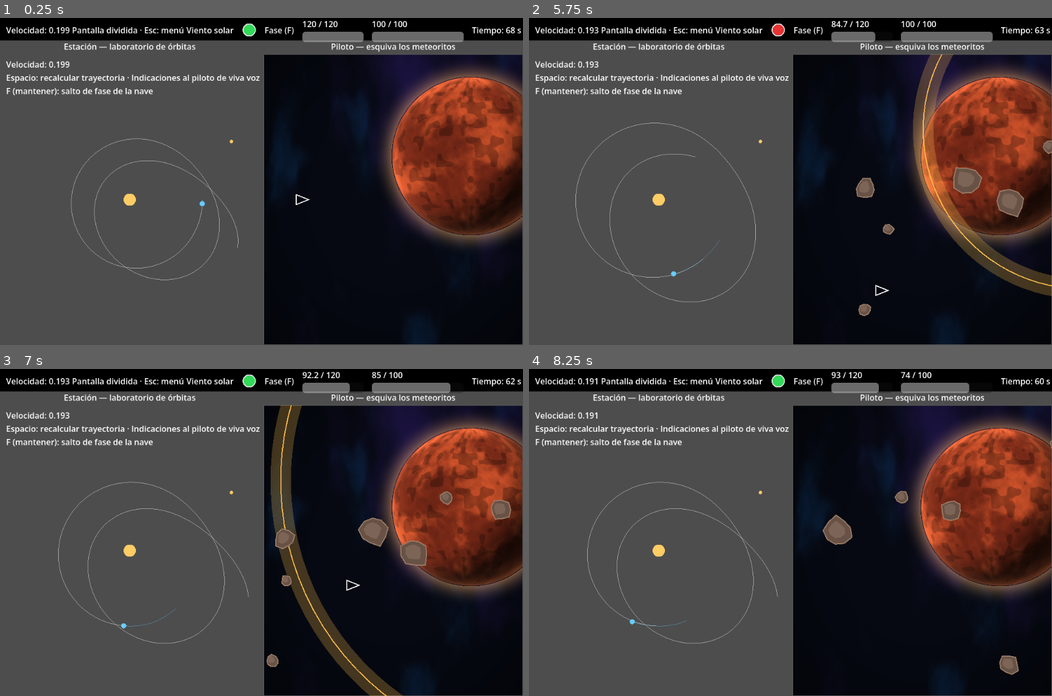
Above: before the commit, frames 1-4 (two rows, left to right).
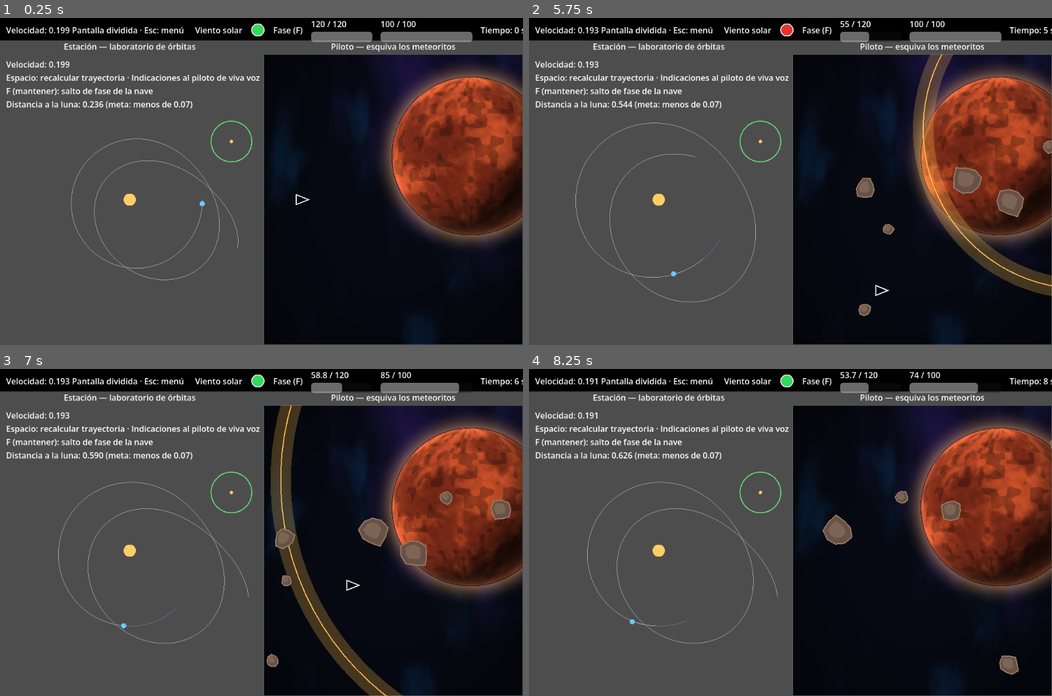
Above: after the commit, the same moments.

Repository: CrunchTimeLabs/nova-protocol
Game: Godot game, scene res://scenes/meteor_mission.tscn
Same seed, same stepped clock (60 frames per second), same inputs: the game is played once before the commit and once after it. This scene is started directly instead of the project's main scene.
Inputs (mouse positions are in pixels of both pictures, inside the frame that each line leads up to):
- Up to frame 1 (0.25 s): no input
- Up to frame 2 (5.75 s): tap Enter at 0.5, 2.3 s; move the mouse to (905, 165) at 0.52 s; hold Right 0.53-1.25 s; hold Enter 0.53-1.25 s; click (905, 165) at 0.67 s; tap Space at 0.77, 3.77 s; tap E at 0.8, 5.3 s; drag from (685, 197) to (764, 246) at 1.27 s; move the mouse to (842, 109) at 2.02 s; hold Right 2.03-2.75 s; hold F 2.03-2.75 s; drag from (764, 246) to (633, 132) at 2.77 s; move the mouse to (947, 230) at 3.52 s; hold Left 3.53-4.25 s; hold F 3.53-4.25 s; tap 1 at 3.6 s; drag from (633, 132) to (712, 99) at 4.27 s; move the mouse to (816, 181) at 5.02 s; hold Down from 5.03 s (still down); tap 3 at 5.1 s; click (816, 181) at 5.17 s
- Up to frame 3 (7 s): release Down at 5.75 s; drag from (183, 450) to (156, 548) at 5.77 s; move the mouse to (376, 516) at 6.52 s; hold Up from 6.53 s (still down); hold Enter from 6.53 s (still down); tap Backspace at 6.6 s; tap Space at 6.77 s
- Up to frame 4 (8.25 s): release Up at 7.25 s; release Enter at 7.25 s; drag from (685, 548) to (764, 597) at 7.27 s; move the mouse to (842, 460) at 8.02 s; hold Down from 8.03 s (still down); hold F from 8.03 s (still down); tap R at 8.1 s

The runs differ from the first frame. In frame 1, 1.4% of the frame differs, in the area x 1-100%, y 0-45%; in frame 2, 1.4%; in frame 3, 1.4%; in frame 4, 1.4%.

Commit message:
udpate parameters

Diff:
--- a/game/app/levels/meteor_mission.gd
+++ b/game/app/levels/meteor_mission.gd
@@ -1,5 +1,6 @@
 class_name MeteorMission
 extends OrbitMissionLab
+## Gana la estación al cruzar el radio de meta alrededor de la luna; se pierde si el casco o el combustible llegan a cero o la nave sale del mapa. Sin tiempo límite.
 ## Nivel Meteoritos en pantalla dividida: la misión Órbita (estación a la izquierda) y, a la derecha, el piloto esquiva
 ## meteoritos en un campo propio. Arriba, un `SplitHud` con lo común: velocidad (izquierda), modo (centro) y casco y tiempo
 ## (derecha). Pantalla dividida por defecto; `-- --lan` para red local.
@@ -8,8 +9,15 @@
 ## Ritmo de la órbita respecto al normal: menor que 1 hace que la nave recorra la trayectoria más despacio.
 const ORBIT_TIME_SCALE: float = 0.3
 
+const OUTCOME_TEXTS: Dictionary = {
+    OrbitMatch.Outcome.WON: "¡LLEGASTE A LA LUNA! Enter: reintentar",
+    OrbitMatch.Outcome.LOST: "PERDIDOS. Enter: reintentar",
+}
+
 var _hud: SplitHud = SplitHud.new()
 var _speed: Label = Label.new()
+var _outcome: Label = Label.new()
+var _was_enter_pressed: bool = false
 
 
 func _ready() -> void:
@@ -25,6 +33,7 @@
     var mode: Label = Label.new()
     mode.text = _mode_text()
     _hud.add_center(mode)
+    _hud.add_center(_outcome)
 
 
 func _build_session(session_options: SessionOptions) -> MissionSession:
@@ -42,6 +51,7 @@
         client.snapshot_applied.connect(_on_station_snapshot.bind(client))
         var station: StationPanel = super._panel_for(client) as StationPanel
         station.enable_phase_key()
+        station.enable_goal()
         return station
     var pilot: MeteorPilotPanel = MeteorPilotPanel.new()
     # Con un solo teclado (pantalla dividida) el piloto usa las flechas.
@@ -59,3 +69,23 @@
 
 func _on_station_snapshot(_tick: int, client: MatchClient) -> void:
     _speed.text = "Velocidad: %.3f" % (client.replica as OrbitMatch).body.velocity.length()
+
+
+## Con resultado (victoria o derrota), Enter recarga el nivel en este lado; el otro lado hace lo mismo con su Enter.
+func _process(_delta: float) -> void:
+    if _session == null:
+        return
+    var outcome: OrbitMatch.Outcome = _current_outcome()
+    _outcome.text = OUTCOME_TEXTS.get(outcome, "")
+    var is_pressed: bool = Input.is_physical_key_pressed(KEY_ENTER)
+    if is_pressed and not _was_enter_pressed and outcome != OrbitMatch.Outcome.PLAYING:
+        SceneRoutes.go_to(get_tree(), SceneRoutes.METEOR_MISSION)
+    _was_enter_pressed = is_pressed
+
+
+func _current_outcome() -> OrbitMatch.Outcome:
+    for client: MatchClient in _session.clients:
+        var replica: OrbitMatch = client.replica as OrbitMatch
+        if replica.outcome != OrbitMatch.Outcome.PLAYING:
+            return replica.outcome
+    return OrbitMatch.Outcome.PLAYING
--- a/game/app/levels/meteor_pilot_panel.gd
+++ b/game/app/levels/meteor_pilot_panel.gd
@@ -2,12 +2,12 @@
 extends Node
 ## Lado del piloto en el nivel Meteoritos: un `DodgeField` del tamaño real de su recuadro, que maneja con las flechas.
 ## Sus flechas también se traducen a empuje y se envían al anfitrión como en `PilotPanel`. El vuelo (casco, resultado)
-## es local de este lado y no afecta a la estación. Enter reinicia al terminar. La estación (tecla F) decide cuándo entra la nave en fase. Aviso de viento solar, fase, casco y tiempo se ofrecen al HUD con `hud_item()`.
+## es local de este lado; si se destruye, avisa al anfitrión (`REPORT_CRASH`). El nivel (`MeteorMission`) recarga con Enter al haber resultado. La estación (tecla F) decide cuándo entra la nave en fase. Aviso de viento solar, fase, casco y tiempo se ofrecen al HUD con `hud_item()`.
 
 
-## Como el primer planeta del original: densidad 1.0 y 68 s de tramo.
+## Densidad como el primer planeta del original; sin tiempo límite (0): se gana desde la estación.
 const METEOR_DENSITY: float = 1.0
-const METEOR_SECONDS: float = 68.0
+const NO_TIME_LIMIT: float = 0.0
 ## Viento solar (ondas expansivas); como el original, 0.5.
 const SOLAR_WIND: float = 0.5
 const FIELD_SEED: int = 7301
@@ -31,7 +31,7 @@
 var _wind_label: Label = Label.new()
 var _wind_lamp: StatusLamp = StatusLamp.new()
 var _backdrop: ShaderBackdrop = ShaderBackdrop.new()
-var _was_enter_pressed: bool = false
+var _has_reported_crash: bool = false
 
 
 func setup(client: MatchClient, input: InputSource) -> void:
@@ -65,12 +65,13 @@
         return
     if _field == null or _field.field_size != area:
         _start_run(area)
-    var is_flying: bool = _field.status == DodgeField.Status.RUNNING
+    var replica: OrbitMatch = _client.replica as OrbitMatch
+    var is_flying: bool = _field.status == DodgeField.Status.RUNNING and replica.outcome == OrbitMatch.Outcome.PLAYING
     var direction: Vector2 = _input.read_direction() if is_flying else Vector2.ZERO
-    var wants_phase: bool = is_flying and (_client.replica as OrbitMatch).phase_held
-    _field.step(delta, direction, wants_phase)
+    if is_flying:
+        _field.step(delta, direction, replica.phase_held)
     _send_thrust(direction, delta)
-    _restart_on_enter(area)
+    _report_crash()
     _refresh(area)
 
 
@@ -79,7 +80,7 @@
     _field = DodgeField.new(
             area,
             METEOR_DENSITY,
-            METEOR_SECONDS,
+            NO_TIME_LIMIT,
             FIELD_SEED + _runs,
             SOLAR_WIND,
             )
@@ -95,23 +96,28 @@
         _client.send_command(OrbitCommand.Kind.SET_THRUST, payload)
 
 
-func _restart_on_enter(area: Vector2) -> void:
-    var is_pressed: bool = Input.is_physical_key_pressed(KEY_ENTER)
-    if is_pressed and not _was_enter_pressed and _field.status != DodgeField.Status.RUNNING:
-        _start_run(area)
-    _was_enter_pressed = is_pressed
+## Al quedarse sin casco avisa al anfitrión una vez; él decide la derrota de la partida.
+func _report_crash() -> void:
+    if _field.status != DodgeField.Status.DESTROYED or _has_reported_crash:
+        return
+    _has_reported_crash = _client.send_command(OrbitCommand.Kind.REPORT_CRASH, {}, true)
 
 
 func _refresh(area: Vector2) -> void:
     _view.size = area
     _backdrop.size = area
     _wind_lamp.set_ok(not _field.wave_warning)
-    _time_label.text = "Tiempo: %d s" % ceili(maxf(_field.duration - _field.elapsed, 0.0))
-    match _field.status:
-        DodgeField.Status.ARRIVED:
-            _message.text = "METEORITOS ESQUIVADOS\nEnter: reintentar"
-        DodgeField.Status.DESTROYED:
-            _message.text = "NAVE DESTRUIDA\nEnter: reintentar"
-        DodgeField.Status.RUNNING:
-            _message.text = ""
+    _time_label.text = "Tiempo: %d s" % int(_field.elapsed)
+    _message.text = _result_text()
     _message.position = (area - _message.size) * 0.5 + MESSAGE_OFFSET
+
+
+func _result_text() -> String:
+    var replica: OrbitMatch = _client.replica as OrbitMatch
+    if replica.outcome == OrbitMatch.Outcome.WON:
+        return "LA ESTACIÓN LLEGÓ A LA LUNA\nEnter: reintentar"
+    if _field.status == DodgeField.Status.DESTROYED:
+        return "NAVE DESTRUIDA\nEnter: reintentar"
+    if replica.outcome == OrbitMatch.Outcome.LOST:
+        return "NAVE PERDIDA EN EL ESPACIO\nEnter: reintentar"
+    return ""
--- a/game/features/mission/orbit/orbit_command.gd
+++ b/game/features/mission/orbit/orbit_command.gd
@@ -4,4 +4,5 @@
 
 
 ## PHASE_HOLD {"on": bool}: la estación mantiene (o suelta) el salto de fase de la nave del piloto.
-enum Kind { SET_THRUST, PHASE_HOLD }
+## REPORT_CRASH: el piloto avisa de que su nave se quedó sin casco (la partida se pierde).
+enum Kind { SET_THRUST, PHASE_HOLD, REPORT_CRASH }
--- a/game/features/mission/orbit/orbit_match.gd
+++ b/game/features/mission/orbit/orbit_match.gd
@@ -3,6 +3,7 @@
 ## Reglas de la misión de órbita: un cuerpo con motor y combustible bajo la gravedad de una estrella y una luna.
 ## El piloto manda su aceleración (la de su laboratorio de movimiento), relativa al rumbo de la nave (adelante, atrás, derecha, izquierda);
 ## aquí se escala y se limita para convertirla en empuje, que se suma a la gravedad.
+## La partida se gana al cruzar el radio de meta alrededor de la luna y se pierde al agotarse el combustible, al salir del mapa o al avisar el piloto de que se destruyó.
 ## Sin nodos: la estación lee `body` y `attractors()`.
 
 
@@ -22,8 +23,16 @@
 const KEY_ORBIT: String = "orbit"
 const KEY_FUEL: String = "fuel"
 const KEY_PHASE: String = "phase"
+const KEY_OUTCOME: String = "outcome"
+## Radio (en el mapa normalizado) alrededor de la luna que la nave debe cruzar para ganar.
+const MOON_GOAL_RADIUS: float = 0.07
+## La nave pierde si sale del mapa normalizado [0, 1] por más que este margen: ya no hay órbita que recuperar.
+const ESCAPE_MARGIN: float = 0.0
+
+enum Outcome { PLAYING, WON, LOST }
 
 var body: DynamicBody
+var outcome: Outcome = Outcome.PLAYING
 ## Hay alguna estación manteniendo el salto de fase (el piloto lo lee de su réplica).
 var phase_held: bool = false
 
@@ -56,6 +65,18 @@
     return _attractors
 
 
+func distance_to_moon() -> float:
+    return body.position.distance_to(MOON_CENTER)
+
+
+## La nave salió del mapa.
+func is_lost_in_space() -> bool:
+    var position: Vector2 = body.position
+    var low: float = -ESCAPE_MARGIN
+    var high: float = 1.0 + ESCAPE_MARGIN
+    return position.x < low or position.x > high or position.y < low or position.y > high
+
+
 func fuel_ratio() -> float:
     return _fuel.ratio()
 
@@ -65,6 +86,10 @@
 func apply(slot: int, command: Command) -> bool:
     if command.kind == OrbitCommand.Kind.PHASE_HOLD:
         return _apply_phase_hold(slot, command)
+    if command.kind == OrbitCommand.Kind.REPORT_CRASH:
+        if outcome == Outcome.PLAYING:
+            outcome = Outcome.LOST
+        return true
     if command.kind != OrbitCommand.Kind.SET_THRUST:
         return false
     var raw_x: Variant = command.payload.get("x")
@@ -88,11 +113,22 @@
 
 
 func step(delta: float) -> void:
+    if outcome != Outcome.PLAYING:
+        return
     var total: Vector2 = Vector2.ZERO
     for thrust: Variant in _thrusts.values():
         total += thrust as Vector2
     _manual.set_command(total)
     body.step(delta * _time_scale)
+    _check_outcome()
+
+
+## La meta se comprueba antes que el combustible: si llega con el último gramo, gana.
+func _check_outcome() -> void:
+    if distance_to_moon() < MOON_GOAL_RADIUS:
+        outcome = Outcome.WON
+    elif is_lost_in_space() or _fuel.current <= 0.0:
+        outcome = Outcome.LOST
 
 
 func release_slot(slot: int) -> void:
@@ -105,7 +141,7 @@
     var saved: Dictionary = body.snapshot()
     var fuel: float = float(saved["fuel"])
     saved.erase("fuel")
-    return {KEY_ORBIT: saved, KEY_FUEL: fuel, KEY_PHASE: phase_held}
+    return {KEY_ORBIT: saved, KEY_FUEL: fuel, KEY_PHASE: phase_held, KEY_OUTCOME: Outcome.find_key(outcome)}
 
 
 ## Acepta instantáneas parciales: un jugador solo recibe las claves de su rol.
@@ -116,3 +152,5 @@
         _fuel.set_value(float(saved[KEY_FUEL]))
     if saved.has(KEY_PHASE):
         phase_held = bool(saved[KEY_PHASE])
+    if saved.has(KEY_OUTCOME):
+        outcome = Outcome[str(saved[KEY_OUTCOME])] as Outcome
--- a/game/features/mission/orbit/orbit_mission.gd
+++ b/game/features/mission/orbit/orbit_mission.gd
@@ -20,4 +20,7 @@
     table.show_key(OrbitRole.Role.PILOT, OrbitMatch.KEY_FUEL)
     table.allow(OrbitRole.Role.STATION, OrbitCommand.Kind.PHASE_HOLD)
     table.show_key(OrbitRole.Role.PILOT, OrbitMatch.KEY_PHASE)
+    table.allow(OrbitRole.Role.PILOT, OrbitCommand.Kind.REPORT_CRASH)
+    for role: int in OrbitRole.Role.values():
+        table.show_key(role, OrbitMatch.KEY_OUTCOME)
     return table
--- a/game/features/mission/orbit/view/station_panel.gd
+++ b/game/features/mission/orbit/view/station_panel.gd
@@ -14,6 +14,7 @@
 var _client: MatchClient
 var _replica: OrbitMatch
 var _has_phase_key: bool = false
+var _has_goal: bool = false
 var _was_f_pressed: bool = false
 var _has_forecast: bool = false
 var _was_space_pressed: bool = false
@@ -33,6 +34,12 @@
 ## Activa F: mantenerla hace que la nave del piloto haga el salto de fase. Solo lo pide el nivel que lo usa.
 func enable_phase_key() -> void:
     _has_phase_key = true
+
+
+## Muestra la meta (círculo alrededor de la luna) y la distancia a ella. Solo lo pide el nivel que la usa.
+func enable_goal() -> void:
+    _has_goal = true
+    _view.set_goal(OrbitMatch.MOON_CENTER, OrbitMatch.MOON_GOAL_RADIUS)
 
 
 ## Espacio (una vez por pulsación) recalcula la trayectoria. Se lee el teclado directamente: no depende del foco del recuadro.
@@ -60,6 +67,8 @@
     var hint: String = "Espacio: recalcular trayectoria · Indicaciones al piloto de viva voz"
     if _has_phase_key:
         hint += "\nF (mantener): salto de fase de la nave"
+    if _has_goal:
+        hint += "\nDistancia a la luna: %.3f (meta: menos de %.2f)" % [_replica.distance_to_moon(), OrbitMatch.MOON_GOAL_RADIUS]
     _hud.text = "Velocidad: %.3f\n%s" % [_replica.body.velocity.length(), hint]
 
 
--- a/game/tests/features/mission/orbit/test_orbit_match.gd
+++ b/game/tests/features/mission/orbit/test_orbit_match.gd
@@ -91,3 +91,64 @@
     _match.apply(0, Command.new(0, OrbitCommand.Kind.PHASE_HOLD, {"on": true}))
     _match.release_slot(0)
     check(not _match.phase_held, "si la estación se va, se suelta")
+
+
+func _place_ship(game: OrbitMatch, position: Vector2) -> void:
+    var saved: Dictionary = game.body.snapshot()
+    saved["x"] = position.x
+    saved["y"] = position.y
+    saved["vx"] = 0.0
+    saved["vy"] = 0.0
+    game.body.restore(saved)
+
+
+func test_reaching_the_moon_goal_wins_and_freezes_the_match() -> void:
+    var far: OrbitMatch = OrbitMatch.new()
+    far.step(1.0 / 60.0)
+    check_equal(far.outcome, OrbitMatch.Outcome.PLAYING, "lejos de la meta se sigue jugando")
+    var near: OrbitMatch = OrbitMatch.new()
+    _place_ship(near, OrbitMatch.MOON_CENTER + Vector2(OrbitMatch.MOON_GOAL_RADIUS * 0.5, 0.0))
+    near.step(1.0 / 60.0)
+    check_equal(near.outcome, OrbitMatch.Outcome.WON, "dentro del radio de meta se gana")
+    var frozen: Dictionary = near.snapshot()
+    near.step(1.0)
+    check_equal(near.snapshot(), frozen, "resuelto, la simulación ya no cambia")
+
+
+func test_a_reported_crash_loses_and_the_first_result_stays() -> void:
+    check(_match.apply(1, Command.new(1, OrbitCommand.Kind.REPORT_CRASH, {})), "se acepta el aviso")
+    check_equal(_match.outcome, OrbitMatch.Outcome.LOST, "se pierde")
+    _place_ship(_match, OrbitMatch.MOON_CENTER)
+    _match.step(1.0 / 60.0)
+    check_equal(_match.outcome, OrbitMatch.Outcome.LOST, "un resultado ya dado no se pisa")
+
+
+func test_running_out_of_fuel_loses_unless_the_goal_is_reached_first() -> void:
+    var dry: OrbitMatch = OrbitMatch.new()
+    dry.restore({OrbitMatch.KEY_FUEL: 0.0})
+    dry.step(1.0 / 60.0)
+    check_equal(dry.outcome, OrbitMatch.Outcome.LOST, "sin combustible fuera de la meta se pierde")
+    var lucky: OrbitMatch = OrbitMatch.new()
+    lucky.restore({OrbitMatch.KEY_FUEL: 0.0})
+    _place_ship(lucky, OrbitMatch.MOON_CENTER)
+    lucky.step(1.0 / 60.0)
+    check_equal(lucky.outcome, OrbitMatch.Outcome.WON, "si llega a la meta en el mismo paso, gana")
+
+
+func test_outcome_travels_by_name_through_json() -> void:
+    _match.apply(1, Command.new(1, OrbitCommand.Kind.REPORT_CRASH, {}))
+    var replica: OrbitMatch = OrbitMatch.new()
+    replica.restore(JSON.parse_string(JSON.stringify(_match.snapshot())) as Dictionary)
+    check_equal(replica.outcome, OrbitMatch.Outcome.LOST, "la réplica recibe el resultado")
+
+
+func test_leaving_the_map_loses() -> void:
+    for escape: Vector2 in [Vector2(-0.01, 0.5), Vector2(1.01, 0.5), Vector2(0.5, -0.01), Vector2(0.5, 1.01)]:
+        var game: OrbitMatch = OrbitMatch.new()
+        _place_ship(game, escape)
+        game.step(1.0 / 60.0)
+        check_equal(game.outcome, OrbitMatch.Outcome.LOST, "salir del mapa por %s pierde" % str(escape))
+    var inside: OrbitMatch = OrbitMatch.new()
+    _place_ship(inside, Vector2(0.99, 0.5))
+    inside.step(1.0 / 60.0)
+    check_equal(inside.outcome, OrbitMatch.Outcome.PLAYING, "dentro del mapa se sigue jugando")
--- a/game/tests/features/mission/orbit/test_orbit_mission.gd
+++ b/game/tests/features/mission/orbit/test_orbit_mission.gd
@@ -27,3 +27,11 @@
     check(not table.can_send(OrbitRole.Role.PILOT, OrbitCommand.Kind.PHASE_HOLD), "el piloto no")
     var seen: Dictionary = table.filter(OrbitRole.Role.PILOT, {OrbitMatch.KEY_PHASE: true, OrbitMatch.KEY_ORBIT: {}})
     check(seen.has(OrbitMatch.KEY_PHASE) and not seen.has(OrbitMatch.KEY_ORBIT), "el piloto recibe la fase y no la órbita")
+
+
+func test_only_the_pilot_reports_a_crash_and_everyone_sees_the_outcome() -> void:
+    var table: RoleTable = OrbitMission.roles()
+    check(table.can_send(OrbitRole.Role.PILOT, OrbitCommand.Kind.REPORT_CRASH), "el piloto avisa del choque")
+    check(not table.can_send(OrbitRole.Role.STATION, OrbitCommand.Kind.REPORT_CRASH), "la estación no")
+    for role: int in OrbitRole.Role.values():
+        check(table.filter(role, {OrbitMatch.KEY_OUTCOME: "WON"}).has(OrbitMatch.KEY_OUTCOME), "el rol %d ve el resultado" % role)
--- a/game/tests/toolkit/dodge/test_dodge_field.gd
+++ b/game/tests/toolkit/dodge/test_dodge_field.gd
@@ -193,3 +193,16 @@
     var outside: Vector2 = Vector2(100.0 + DodgeWave.THICKNESS * 0.5 + 1.0, 0.0)
     check(wave.reaches(inside, 0.0), "dentro de la banda la alcanza")
     check(not wave.reaches(outside, 0.0), "fuera de la banda no")
+
+
+func test_without_duration_the_run_never_arrives_and_difficulty_plateaus() -> void:
+    var field: DodgeField = DodgeField.new(SIZE, 1.0, 0.0, 3, 1.0)
+    field.hull = ResourceMeter.new(1.0e9, 1.0e9)
+    var late_rocks: int = 0
+    for frame: int in range(int((DodgeField.RAMP_SECONDS + 60.0) / FRAME)):
+        check_equal(field.step(FRAME, Vector2.ZERO), DodgeField.Status.RUNNING, "sin duración no llega (fotograma %d)" % frame) if frame % 600 == 0 else field.step(FRAME, Vector2.ZERO)
+    check_equal(field.progress(), 1.0, "la dificultad se queda en el máximo")
+    check(field.spawned > 0 and field.waves_spawned > 0, "pasada la rampa siguen cayendo rocas y ondas")
+    var doomed: DodgeField = DodgeField.new(SIZE, 0.5, 0.0, 1)
+    doomed.hull.set_value(0.0)
+    check_equal(doomed.step(FRAME, Vector2.ZERO), DodgeField.Status.DESTROYED, "sin casco sigue siendo destruida")
--- a/game/toolkit/dodge/dodge_field.gd
+++ b/game/toolkit/dodge/dodge_field.gd
@@ -1,7 +1,8 @@
 class_name DodgeField
 extends RefCounted
 ## Campo de esquivar: una nave se mueve dentro de un recuadro de tamaño dado y cruzan rocas de derecha a izquierda.
-## Cada golpe resta casco y da unos segundos de invulnerabilidad. Termina al llegar a `duration` o al quedarse sin casco.
+## Cada golpe resta casco y da unos segundos de invulnerabilidad. Termina al llegar a `duration` (si es > 0) o al quedarse sin casco;
+## con `duration` <= 0 no hay final por tiempo y la dificultad sube durante `RAMP_SECONDS` y se queda en el máximo.
 ## Todo el azar usa la semilla; el tamaño del campo es un parámetro (rocas, velocidades y nave se escalan con él).
 ## Con `wants_phase` la nave hace un salto de fase: intangible y más rápida mientras dura su carga, que se recarga despacio.
 ## Con `wind` > 0 también nacen ondas expansivas (viento solar) que golpean una vez al alcanzar la nave.
@@ -20,6 +21,8 @@
 const FIRST_ROCK_SECONDS: float = 1.0
 ## Dificultad (del original): a medida que avanza el progreso (0..1) las rocas caen más seguido y más rápido.
 ## Segundos entre rocas = (INTERVAL_START - INTERVAL_DROP * progreso^INTERVAL_CURVE) / densidad.
+## Segundos que tarda la dificultad en llegar al máximo cuando no hay duración.
+const RAMP_SECONDS: float = 68.0
 const INTERVAL_START: float = 0.92
 const INTERVAL_DROP: float = 0.62
 const INTERVAL_CURVE: float = 1.1
@@ -42,10 +45,10 @@
 const ROCK_DRIFT_HEIGHTS: float = 0.079
 const ROCK_MARGIN_HEIGHTS: float = 0.05
 
-## Fase (del original: carga 120, consumo 34/s, velocidad x1.8) con recarga lenta cuando no se usa.
+## Fase (carga 120 y velocidad x1.8 como el original; consumo y recarga ajustados para que sea escasa) cuando no se usa.
 const PHASE_MAX: float = 120.0
-const PHASE_DRAIN: float = 34.0
-const PHASE_RECHARGE: float = 6.0
+const PHASE_DRAIN: float = 50.0
+const PHASE_RECHARGE: float = 3.0
 const PHASE_SPEED_BOOST: float = 1.8
 ## Ondas (viento solar): daño, invulnerabilidad, intervalo (a mayor `wind`, más seguido) y velocidad en anchos por segundo.
 const WAVE_DAMAGE: float = 15.0
@@ -138,7 +141,7 @@
     elapsed += delta
     if hull.current <= 0.0:
         status = Status.DESTROYED
-    elif elapsed >= duration:
+    elif duration > 0.0 and elapsed >= duration:
         status = Status.ARRIVED
     return status
 
@@ -149,11 +152,16 @@
 
 
 func progress() -> float:
-    return clampf(elapsed / duration, 0.0, 1.0) if duration > 0.0 else 1.0
+    var span: float = duration if duration > 0.0 else RAMP_SECONDS
+    return clampf(elapsed / span, 0.0, 1.0)
+
+
+func _is_near_end(cutoff: float) -> bool:
+    return duration > 0.0 and elapsed >= duration - cutoff
 
 
 func _spawn() -> void:
-    if elapsed < _next_rock or elapsed >= duration - ROCK_CUTOFF_SECONDS:
+    if elapsed < _next_rock or _is_near_end(ROCK_CUTOFF_SECONDS):
         return
     var p: float = progress()
     _next_rock = elapsed + (INTERVAL_START - INTERVAL_DROP * pow(p, INTERVAL_CURVE)) / density
@@ -193,7 +201,7 @@
 
 
 func _spawn_wave() -> void:
-    if wind <= 0.0 or elapsed < _next_wave or elapsed >= duration - WAVE_CUTOFF_SECONDS:
+    if wind <= 0.0 or elapsed < _next_wave or _is_near_end(WAVE_CUTOFF_SECONDS):
         return
     var interval: float = _random.range_float(WAVE_INTERVAL_MIN_SECONDS, WAVE_INTERVAL_MAX_SECONDS)
     _next_wave = elapsed + interval / maxf(WAVE_MIN_WIND, wind)
--- a/game/toolkit/dynamics/view/orbit_view.gd
+++ b/game/toolkit/dynamics/view/orbit_view.gd
@@ -9,12 +9,17 @@
 const BODY_COLOR: Color = Color(1.0, 0.8, 0.4)
 const SHIP_COLOR: Color = Color(0.4, 0.8, 1.0)
 const TRAIL_COLOR: Color = Color(0.4, 0.8, 1.0, 0.4)
+const GOAL_COLOR: Color = Color(0.4, 1.0, 0.5, 0.8)
+const GOAL_WIDTH: float = 2.0
+const GOAL_SEGMENTS: int = 64
 const FORECAST_COLOR: Color = Color(1.0, 1.0, 1.0, 0.5)
 
 var _body: DynamicBody
 var _attractors: Array[CentralGravity] = []
 var _trail: PackedVector2Array = PackedVector2Array()
 var _forecast: PackedVector2Array = PackedVector2Array()
+var _goal_center: Vector2 = Vector2.ZERO
+var _goal_radius: float = 0.0
 
 
 func setup(body: DynamicBody, attractors: Array[CentralGravity]) -> void:
@@ -25,6 +30,12 @@
 ## La trayectoria prevista (puntos en mundo normalizado); se dibuja tal cual hasta que llegue otra.
 func set_forecast(points: PackedVector2Array) -> void:
     _forecast = points
+
+
+## Marca una zona (centro y radio en mundo normalizado) como un círculo de meta; radio 0 la quita.
+func set_goal(center: Vector2, radius: float) -> void:
+    _goal_center = center
+    _goal_radius = radius
 
 
 func clear_trail() -> void:
@@ -47,6 +58,8 @@
     var origin: Vector2 = Vector2((get_viewport_rect().size.x - side) / 2.0, 0.0)
     for attractor: CentralGravity in _attractors:
         draw_circle(origin + attractor.center * side, sqrt(attractor.gm) * BODY_RADIUS_PER_ROOT_GM, BODY_COLOR)
+    if _goal_radius > 0.0:
+        draw_arc(origin + _goal_center * side, _goal_radius * side, 0.0, TAU, GOAL_SEGMENTS, GOAL_COLOR, GOAL_WIDTH)
     if _forecast.size() > 1:
         draw_polyline(_to_screen(_forecast, origin, side), FORECAST_COLOR)
     if _trail.size() > 1:
